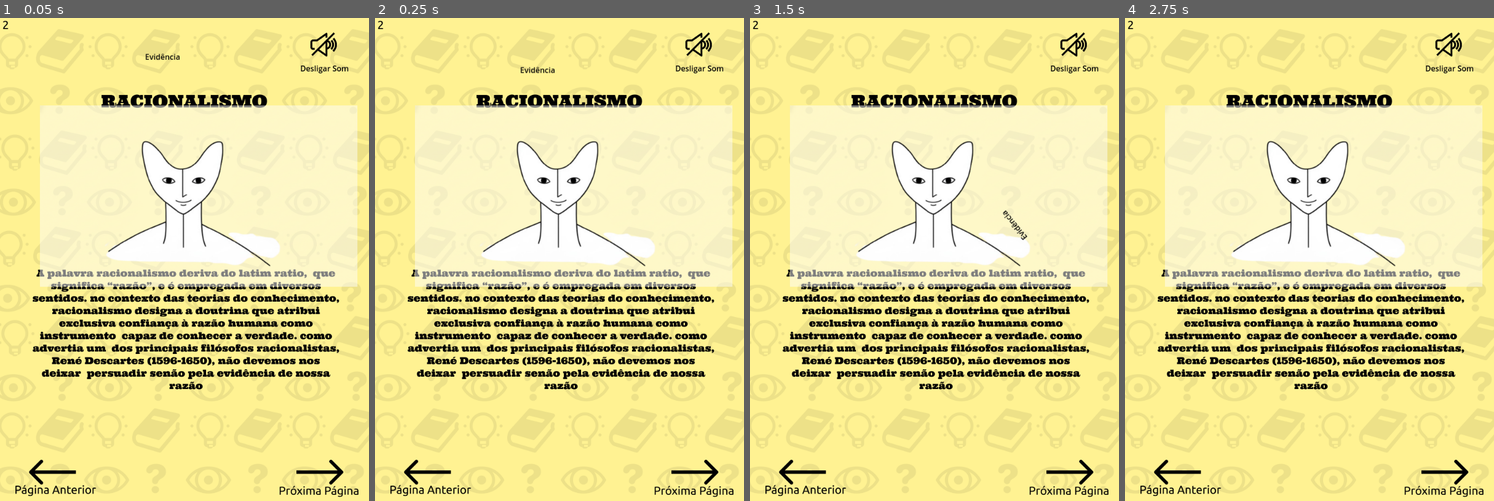
Above: before the commit, frames 1-4 (left to right).
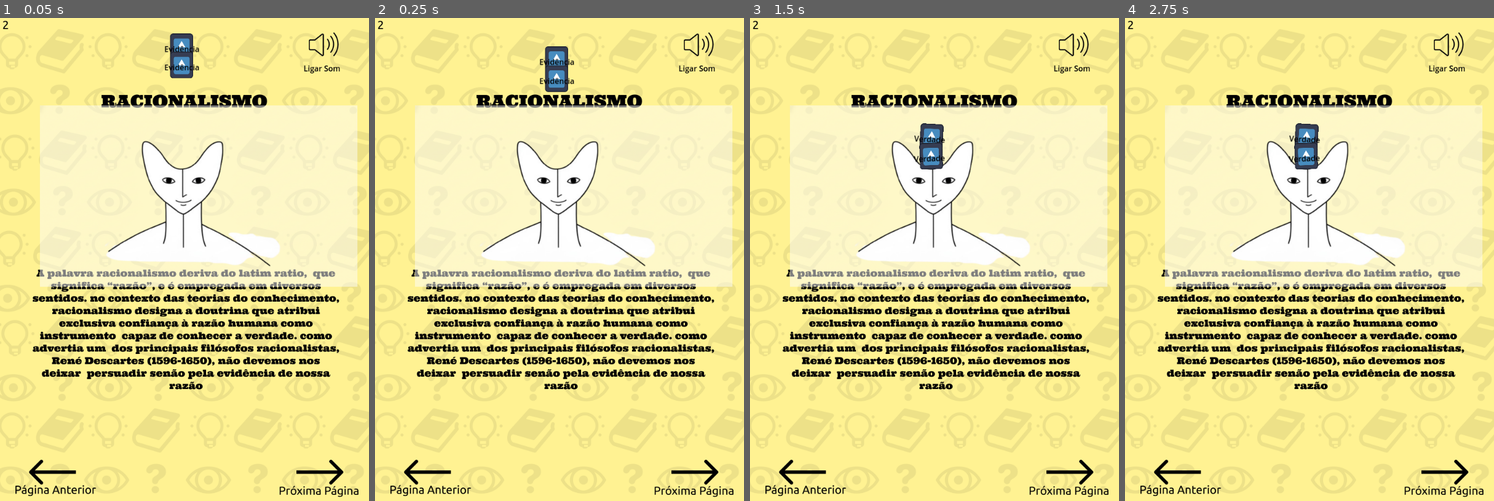
Above: after the commit, the same moments.

Repository: sandrovscarneiro/livro-interativo
Game: Godot game, scene res://cenas/pagina_2.tscn
The game is run twice, just before and just after one commit, with the same random seed, the same clock (stepped at 60 frames per second) and the same inputs. This scene is started directly instead of the project's main scene. The engine's default icon, where the game draws it, is replaced by a stand-in: a white triangle on a blue panel in a dark square. Sound files missing from this copy of the repository are replaced by a short silence.
Inputs (mouse positions are in pixels of both pictures, inside the frame that each line leads up to):
- Up to frame 1 (0.05 s): no input
- Up to frame 2 (0.25 s): no input
- Up to frame 3 (1.5 s): move the mouse to (1015, 240) at 0.52 s; click (1015, 240) at 0.67 s; drag from (860, 288) to (930, 158) at 1.27 s
- Up to frame 4 (2.75 s): move the mouse to (1346, 158) at 2.02 s; click (1346, 158) at 2.17 s

The runs differ from the first frame. In frame 1, 1.0% of the frame differs, in the area x 39-95%, y 2-13%; in frame 2, 1.1%, in the area x 39-95%, y 2-16%; in frame 3, 1.0%; in frame 4, 1.0%.

Commit message:
Testes de colisão 2

Diff:
--- a/cenas/pagina_2.tscn
+++ b/cenas/pagina_2.tscn
@@ -10,6 +10,8 @@
 [ext_resource type="Script" uid="uid://d2187rgv385j5" path="res://scripts/audio_stream_player.gd" id="7_3uo2l"]
 [ext_resource type="Script" uid="uid://s1xo5kem3d4k" path="res://scripts/btn_pag_anterior.gd" id="7_ec4tr"]
 [ext_resource type="Texture2D" uid="uid://cq3onv7tr67hb" path="res://assets/imagens/pagina_2_cabeca.png" id="10_3uo2l"]
+[ext_resource type="Texture2D" uid="uid://dlmblepnq3sjw" path="res://icon.svg" id="11_n4upd"]
+[ext_resource type="Script" uid="uid://c0bknqfyf12kt" path="res://cenas/rigid_body_2d.gd" id="11_tnqoo"]
 
 [sub_resource type="RectangleShape2D" id="RectangleShape2D_n4upd"]
 size = Vector2(118.000015, 54.25)
@@ -19,12 +21,16 @@
 [sub_resource type="LabelSettings" id="LabelSettings_3uo2l"]
 font_color = Color(0, 0, 0, 1)
 
-[sub_resource type="RectangleShape2D" id="RectangleShape2D_3uo2l"]
-size = Vector2(79, 68.5)
+[sub_resource type="SegmentShape2D" id="SegmentShape2D_n4upd"]
+a = Vector2(11.5, -39.75)
+b = Vector2(66.5, -96.75)
 
 [sub_resource type="SegmentShape2D" id="SegmentShape2D_3uo2l"]
 a = Vector2(38, 169)
 b = Vector2(-11, 109)
+
+[sub_resource type="RectangleShape2D" id="RectangleShape2D_tnqoo"]
+size = Vector2(53.5, 76)
 
 [node name="Pagina2" type="Node2D"]
 
@@ -75,30 +81,64 @@
 shape = SubResource("RectangleShape2D_n4upd")
 
 [node name="RigidBody2D" type="RigidBody2D" parent="."]
-position = Vector2(-30, 0)
+position = Vector2(377, 88)
+script = ExtResource("11_tnqoo")
+
+[node name="Sprite2D" type="Sprite2D" parent="RigidBody2D"]
+position = Vector2(1, -10)
+scale = Vector2(0.375, 0.4296875)
+texture = ExtResource("11_n4upd")
 
 [node name="CollisionShape2D" type="CollisionShape2D" parent="RigidBody2D"]
-position = Vector2(368, 80)
+position = Vector2(1, -3)
 scale = Vector2(2, 2)
 shape = SubResource("CircleShape2D_tnqoo")
 
 [node name="Label" type="Label" parent="RigidBody2D"]
-offset_left = 332.0
-offset_top = 68.0
-offset_right = 405.0
-offset_bottom = 91.0
+offset_left = -35.0
+offset_top = -17.0
+offset_right = 38.0
+offset_bottom = 6.0
 text = "Evidência"
 label_settings = SubResource("LabelSettings_3uo2l")
+metadata/_edit_use_anchors_ = true
 
 [node name="StaticBody2D" type="StaticBody2D" parent="."]
 
 [node name="CollisionShape2D" type="CollisionShape2D" parent="StaticBody2D"]
 position = Vector2(382.5, 352.75)
-shape = SubResource("RectangleShape2D_3uo2l")
+shape = SubResource("SegmentShape2D_n4upd")
 
 [node name="CollisionShape2D2" type="CollisionShape2D" parent="StaticBody2D"]
 position = Vector2(324, 149)
 shape = SubResource("SegmentShape2D_3uo2l")
+
+[node name="CollisionShape2D3" type="CollisionShape2D" parent="StaticBody2D"]
+position = Vector2(380.25, 352)
+shape = SubResource("RectangleShape2D_tnqoo")
+
+[node name="RigidBody2D2" type="RigidBody2D" parent="."]
+position = Vector2(377, 88)
+script = ExtResource("11_tnqoo")
+
+[node name="Sprite2D" type="Sprite2D" parent="RigidBody2D2"]
+position = Vector2(1, -10)
+scale = Vector2(0.375, 0.4296875)
+texture = ExtResource("11_n4upd")
+
+[node name="CollisionShape2D" type="CollisionShape2D" parent="RigidBody2D2"]
+position = Vector2(1, -3)
+scale = Vector2(2, 2)
+shape = SubResource("CircleShape2D_tnqoo")
+
+[node name="Label" type="Label" parent="RigidBody2D2"]
+offset_left = -35.0
+offset_top = -17.0
+offset_right = 38.0
+offset_bottom = 6.0
+text = "Evidência"
+label_settings = SubResource("LabelSettings_3uo2l")
+metadata/_edit_use_anchors_ = true
 
 [connection signal="pressed" from="btn_prox_pagina" to="btn_prox_pagina" method="_on_pressed"]
 [connection signal="pressed" from="btn_som" to="btn_som" method="_on_pressed"]
@@ -106,3 +146,4 @@
 [connection signal="finished" from="AudioStreamPlayer" to="btn_som" method="_on_audio_stream_player_finished"]
 [connection signal="ready" from="AudioStreamPlayer" to="AudioStreamPlayer" method="_on_ready"]
 [connection signal="pressed" from="btn_pag_anterior" to="btn_pag_anterior" method="_on_pressed"]
+[connection signal="body_entered" from="Area2D" to="RigidBody2D" method="_on_area_2d_body_entered"]
--- /dev/null
+++ b/cenas/rigid_body_2d.gd
@@ -0,0 +1,8 @@
+extends RigidBody2D
+
+@onready var label = $Label
+
+
+func _on_area_2d_body_entered(body) -> void:
+	if body is RigidBody2D:
+		body.label.text = "Verdade"
--- a/scripts/globals.gd
+++ b/scripts/globals.gd
@@ -1,3 +1,3 @@
 extends Node
 
-var play_sound:bool = true;
+var play_sound:bool = false;
Not shown: 1 places in cenas/pagina_2.tscn that only renumber resources
Not shown, added: cenas/rigid_body_2d.gd.uid
